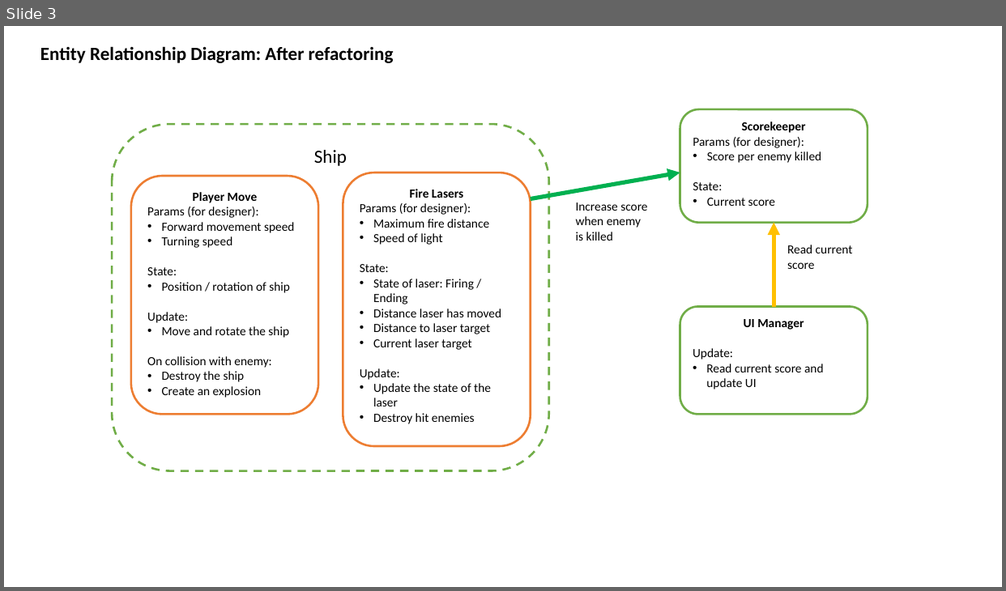
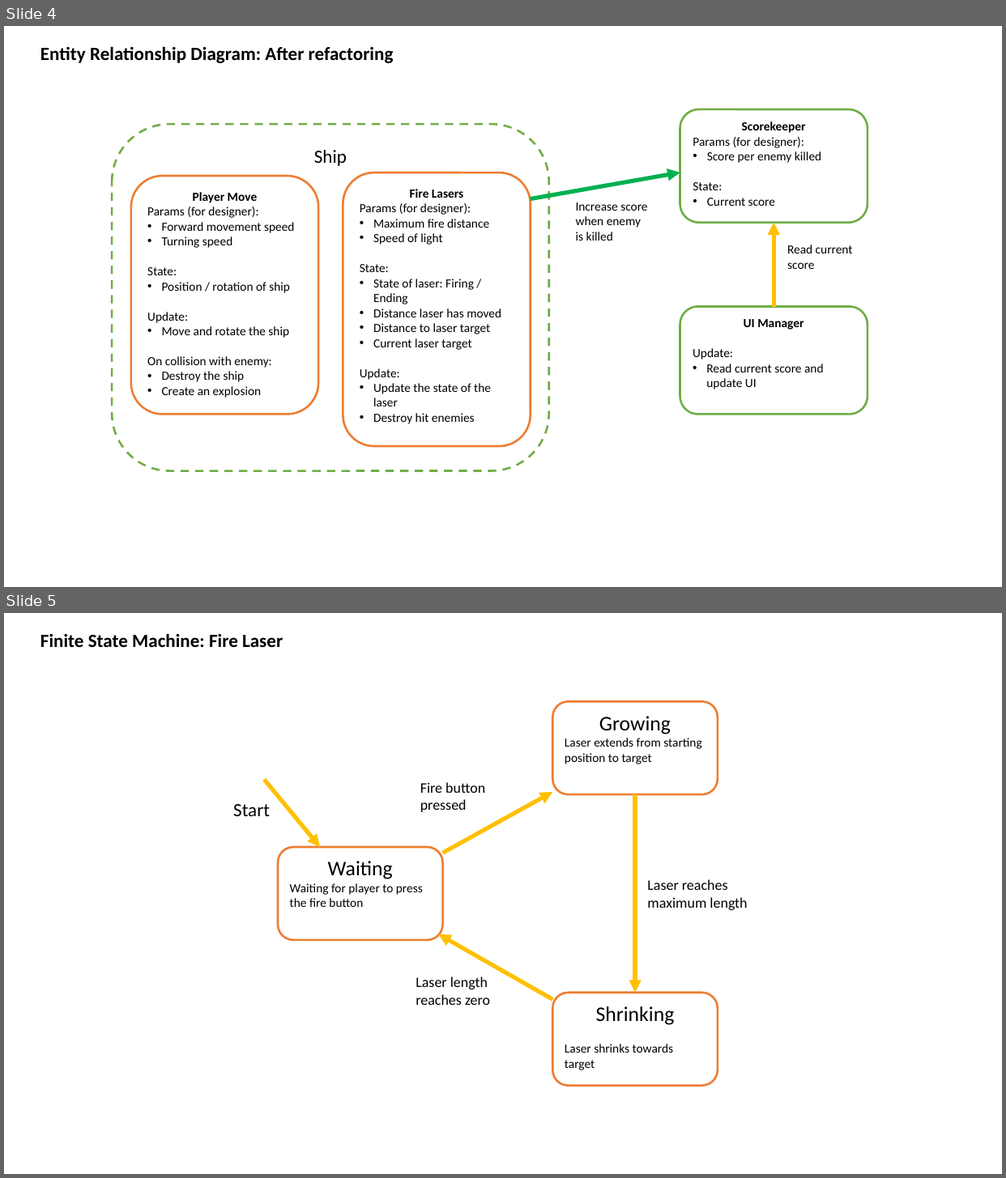
Before and after one commit to MQGames/comp2160-week05-demo, a slide deck: COMP2160 Week 5 Demo/Assets/Docs/ERD and FSM template.pptx. Shown one above the other, each under a label of ours: slide 3 before the commit, slides 4 and 5 after it. The pictures are 1006x591 and 1006x1178 pixels, drawn with LibreOffice and Linux fonts; fonts in the diff are those of the drawing. Boxes give left, top, right and bottom in pixels: in the first picture for what was removed or moved away, otherwise in the second. Text is boxed around its words. In the diff, an @@ line names an element or a change of style, - is before the commit and + after.

Commit message:
Refactored FireLaser as FSM

```diff
--- a/COMP2160 Week 5 Demo/Assets/Docs/ERD and FSM template.pptx
+++ b/COMP2160 Week 5 Demo/Assets/Docs/ERD and FSM template.pptx
@@ slide 5 added at <box>4,613,1002,1174</box>, background #FFFFFF @@
@@ text added at <box>40,633,283,647</box>, 18 pt, text #000000, bold @@
+Finite State Machine: Fire Laser
@@ rounded rectangle added at <box>552,701,718,794</box>, fill #FFFFFF, outline #ED7D31 2 pt, 12 pt, text #000000 @@
+Growing
+Laser extends from starting position to target
@@ arrow added from (265, 780) to (320, 847), #FFC000 4 pt @@
@@ text added at <box>420,782,485,812</box>, 14 pt, text #000000 @@
+Fire button
+pressed
@@ text added at <box>233,804,270,816</box>, 18 pt, text #000000 @@
+Start
@@ arrow added from (443, 854) to (552, 792), #FFC000 4 pt @@
@@ arrow added from (635, 795) to (635, 993), #FFC000 4 pt @@
@@ rounded rectangle added at <box>278,847,443,940</box>, fill #FFFFFF, outline #ED7D31 2 pt, 12 pt, text #000000 @@
+Waiting
+Waiting for player to press the fire button
@@ text added at <box>647,879,747,910</box>, 14 pt, text #000000 @@
+Laser reaches
+maximum length
@@ arrow added from (552, 1000) to (438, 934), #FFC000 4 pt @@
@@ text added at <box>415,977,490,1005</box>, 14 pt, text #000000 @@
+Laser length
+reaches zero
@@ rounded rectangle added at <box>552,993,718,1085</box>, fill #FFFFFF, outline #ED7D31 2 pt, 12 pt, text #000000 @@
+Shrinking
+Laser shrinks towards target
@@ what was slide 3 is now slide 4 @@
```
Also in this commit, not shown: 4 other files.
